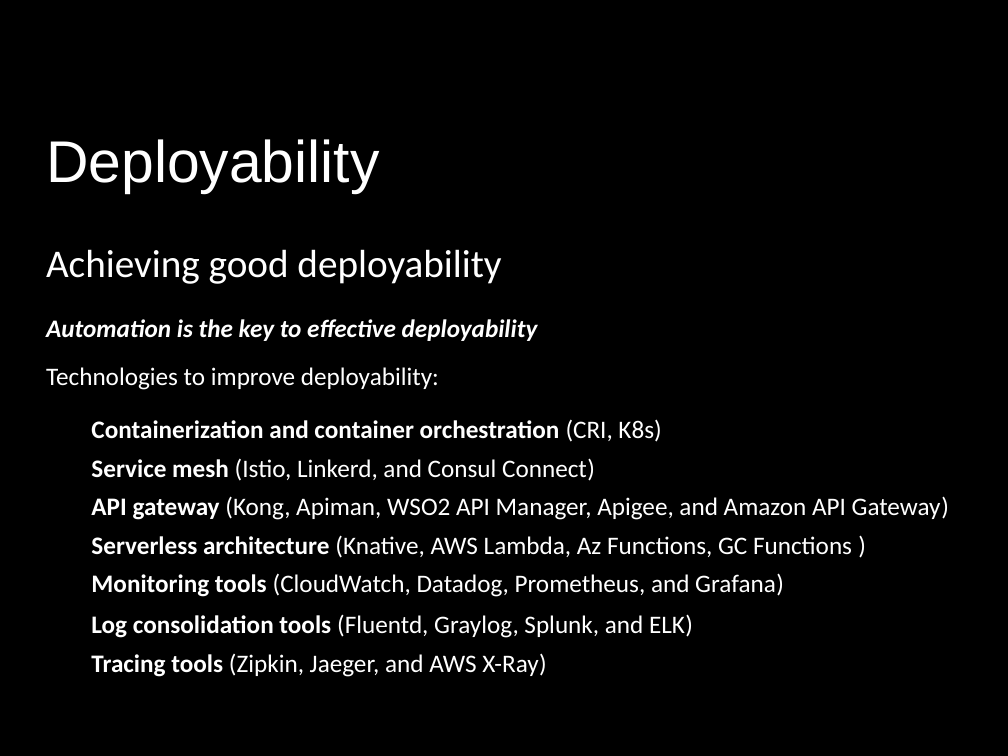
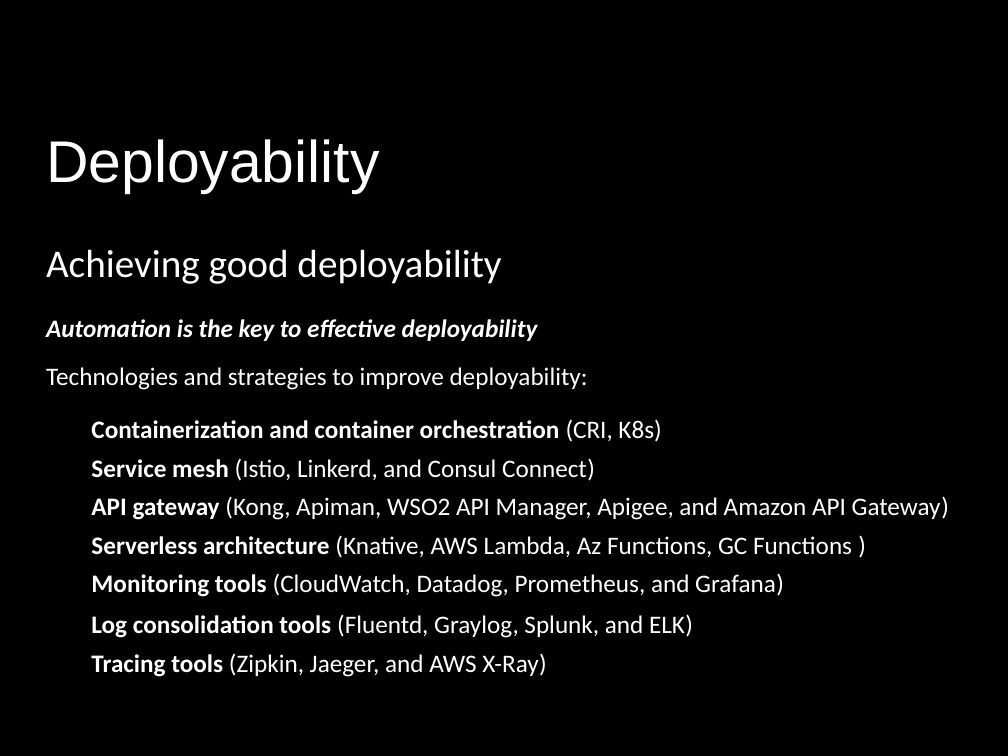
Before and after one commit to FrancoMelandri/SOLID, a slide deck: slide 42 of docs/solid.pptx. Drawn at 1008x756 pixels with LibreOffice and Linux fonts; fonts in the diff are those of the drawing. Boxes give left, top, right and bottom in pixels: in the first picture for what was removed or moved away, otherwise in the second. Text is boxed around its words. In the diff, an @@ line names an element or a change of style, - is before the commit and + after.

```diff
--- a/docs/solid.pptx
+++ b/docs/solid.pptx
@@ text at box(46, 367, 588, 390): text changed @@
-Technologies to improve deployability:
+Technologies and strategies to improve deployability:
```
Also in this commit, not shown: 5 other slides changed.
